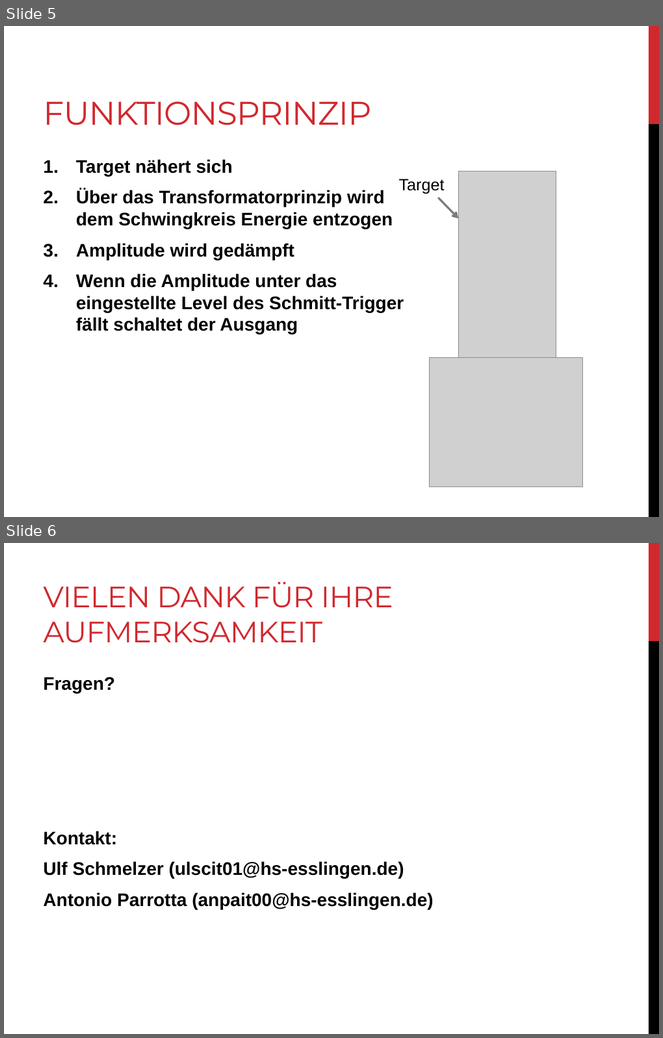
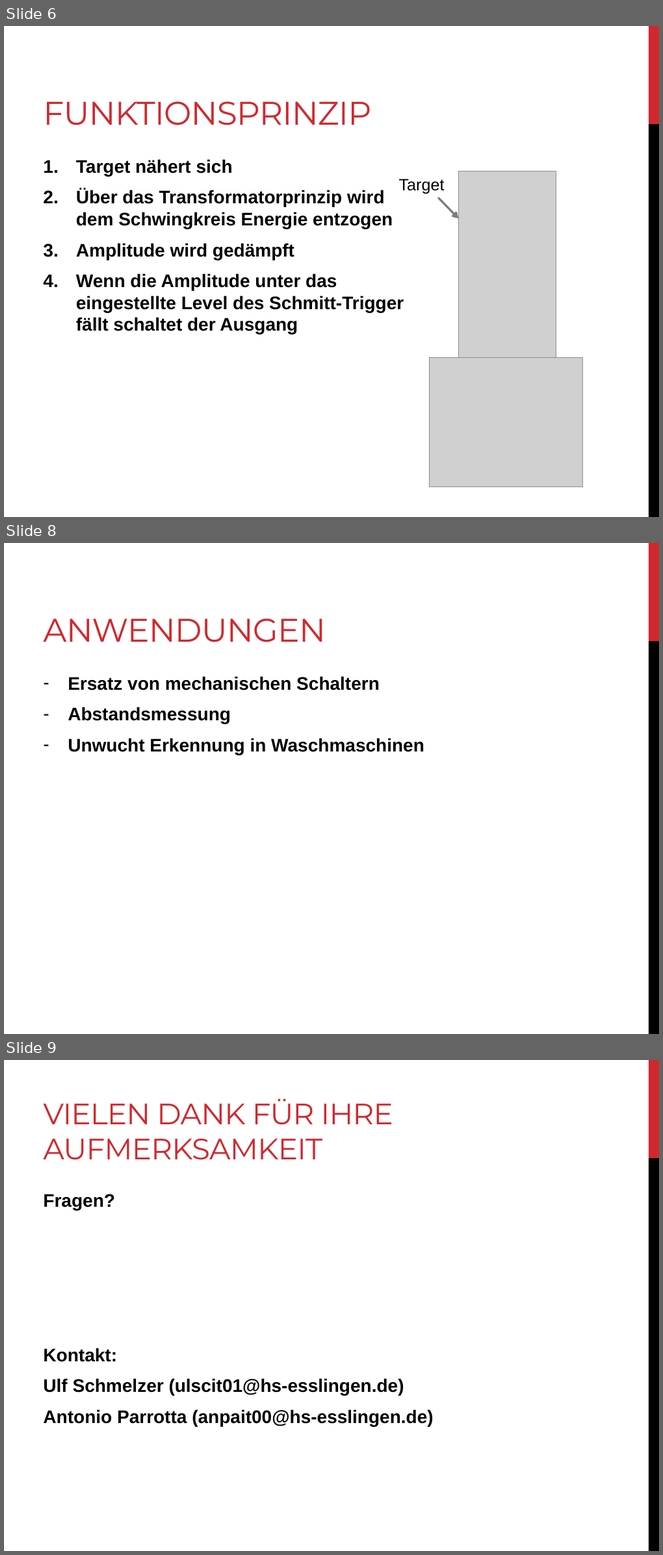
Before and after one commit to anpait00/TIB6, a slide deck: induktiv_sensoren.pptx. Shown one above the other, each under a label of ours: slides 5 and 6 before the commit, slides 6, 8 and 9 after it; the slides between them are not shown. The pictures are 663x1038 and 663x1555 pixels, drawn with LibreOffice and Linux fonts; fonts in the diff are those of the drawing; grey boxes stand for pictures. Boxes give left, top, right and bottom in pixels: in the first picture for what was removed or moved away, otherwise in the second. Text is boxed around its words. In the diff, an @@ line names an element or a change of style, - is before the commit and + after.

```diff
--- a/induktiv_sensoren.pptx
+++ b/induktiv_sensoren.pptx
@@ slide 8 added at (4, 543, 659, 1034), background #FFFFFF; not listed: 2 template elements that a slide beside it also shows @@
@@ title added at (43, 618, 325, 642), 36 pt, text #D1282E @@
+ANWENDUNGEN
@@ text added at (68, 676, 425, 755), 20 pt, text #000000, bold @@
+– Ersatz von mechanischen Schaltern
+– Abstandsmessung
+– Unwucht Erkennung in Waschmaschinen
@@ what was slide 5 is now slide 6 @@
@@ what was slide 6 is now slide 9 @@
```
Also in this commit, not shown: 2 slides changed, 2 other slides added, 2 other files.
